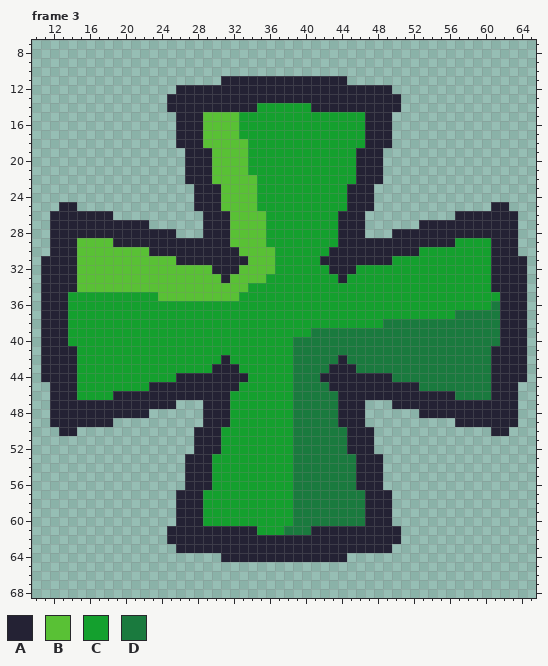
Two states of a pixel-art file, LD50/Content/images/roles.aseprite. This is how it looked before the edit.
76x76 pixels, 3 frames. Shown: frame 3: x 10..65, y 7..68. The commit also changed other frames, which this record leaves out.
Palette (. is transparent): A #242234  B #59c135  C #14a02e  D #1a7a3e
Pixels before, frame 3 (only the part around the change), first column x 10:
 7 ........................................................
 8 ........................................................
 9 ........................................................
10 ........................................................
11 .....................AAAAAAAAAAAAAA.....................
12 ................AAAAAAAAAAAAAAAAAAAAAAAA................
13 ...............AAAAAAAAAAAAAAAAAAAAAAAAAA...............
14 ...............AAAAAAAAAACCCCCCAAAAAAAAAA...............
15 ................AAABBBBCCCCCCCCCCCCCCAAA................
16 ................AAABBBBCCCCCCCCCCCCCCAAA................
17 ................AAABBBBCCCCCCCCCCCCCCAAA................
18 ................AAABBBBBCCCCCCCCCCCCCAAA................
19 .................AAABBBBCCCCCCCCCCCCAAA.................
20 .................AAABBBBCCCCCCCCCCCCAAA.................
21 .................AAABBBBCCCCCCCCCCCCAAA.................
22 .................AAABBBBBCCCCCCCCCCCAAA.................
23 ..................AAABBBBCCCCCCCCCCAAA..................
24 ..................AAABBBBCCCCCCCCCCAAA..................
25 ...AA.............AAABBBBCCCCCCCCCCAAA.............AA...
26 ..AAAAAAA..........AAABBBBCCCCCCCCAAA..........AAAAAAA..
27 ..AAAAAAAAAAA......AAABBBBCCCCCCCCAAA......AAAAAAAAAAA..
28 ..AAAAAAAAAAAAAA...AAABBBBCCCCCCCCAAA...AAAAAAAAAAAAAA..
29 ..AAABBBBAAAAAAAAAAAAABBBBCCCCCCCCAAAAAAAAAAAAACCCCAAA..
30 ..AAABBBBBBBBAAAAAAAAAABBBBCCCCCCAAAAAAAAAACCCCCCCCAAA..
31 .AAAABBBBBBBBBBBAAAAAAAABBBCCCCCAAAAAAAACCCCCCCCCCCAAAA.
32 .AAAABBBBBBBBBBBBBBBAAABBBBCCCCCCAAACCCCCCCCCCCCCCCAAAA.
33 .AAAABBBBBBBBBBBBBBBBABBBBCCCCCCCCACCCCCCCCCCCCCCCCAAAA.
34 .AAAABBBBBBBBBBBBBBBBBBBCCCCCCCCCCCCCCCCCCCCCCCCCCCAAAA.
35 .AAACCCCCCCCCCBBBBBBBBBCCCCCCCCCCCCCCCCCCCCCCCCCCCCCAAA.
36 .AAACCCCCCCCCCCCCCCCCCCCCCCCCCCCCCCCCCCCCCCCCCCCCCCDAAA.
37 .AAACCCCCCCCCCCCCCCCCCCCCCCCCCCCCCCCCCCCCCCCCCCDDDDDAAA.
38 .AAACCCCCCCCCCCCCCCCCCCCCCCCCCCCCCCCCCCDDDDDDDDDDDDDAAA.
39 .AAACCCCCCCCCCCCCCCCCCCCCCCCCCCDDDDDDDDDDDDDDDDDDDDDAAA.
40 .AAACCCCCCCCCCCCCCCCCCCCCCCCCDDDDDDDDDDDDDDDDDDDDDDDAAA.
41 .AAAACCCCCCCCCCCCCCCCCCCCCCCCDDDDDDDDDDDDDDDDDDDDDDAAAA.
42 .AAAACCCCCCCCCCCCCCCCACCCCCCCDDDDDADDDDDDDDDDDDDDDDAAAA.
43 .AAAACCCCCCCCCCCCCCCAAACCCCCCDDDDAAADDDDDDDDDDDDDDDAAAA.
44 .AAAACCCCCCCCCCCAAAAAAAACCCCCDDDAAAAAAAADDDDDDDDDDDAAAA.
45 ..AAACCCCCCCCAAAAAAAAAACCCCCCDDDDAAAAAAAAAADDDDDDDDAAA..
46 ..AAACCCCAAAAAAAAAAAAACCCCCCCDDDDDAAAAAAAAAAAAADDDDAAA..
47 ..AAAAAAAAAAAAAA...AAACCCCCCCDDDDDAAA...AAAAAAAAAAAAAA..
48 ..AAAAAAAAAAA......AAACCCCCCCDDDDDAAA......AAAAAAAAAAA..
49 ..AAAAAAA..........AAACCCCCCCDDDDDAAA..........AAAAAAA..
50 ...AA.............AAACCCCCCCCDDDDDDAAA.............AA...
51 ..................AAACCCCCCCCDDDDDDAAA..................
52 ..................AAACCCCCCCCDDDDDDAAA..................
53 .................AAACCCCCCCCCDDDDDDDAAA.................
54 .................AAACCCCCCCCCDDDDDDDAAA.................
55 .................AAACCCCCCCCCDDDDDDDAAA.................
56 .................AAACCCCCCCCCDDDDDDDAAA.................
57 ................AAACCCCCCCCCCDDDDDDDDAAA................
58 ................AAACCCCCCCCCCDDDDDDDDAAA................
59 ................AAACCCCCCCCCCDDDDDDDDAAA................
60 ................AAACCCCCCCCCCDDDDDDDDAAA................
61 ...............AAAAAAAAAACCCDDDAAAAAAAAAA...............
62 ...............AAAAAAAAAAAAAAAAAAAAAAAAAA...............
63 ................AAAAAAAAAAAAAAAAAAAAAAAA................
64 .....................AAAAAAAAAAAAAA.....................
65 ........................................................
66 ........................................................
67 ........................................................
68 ........................................................
After:
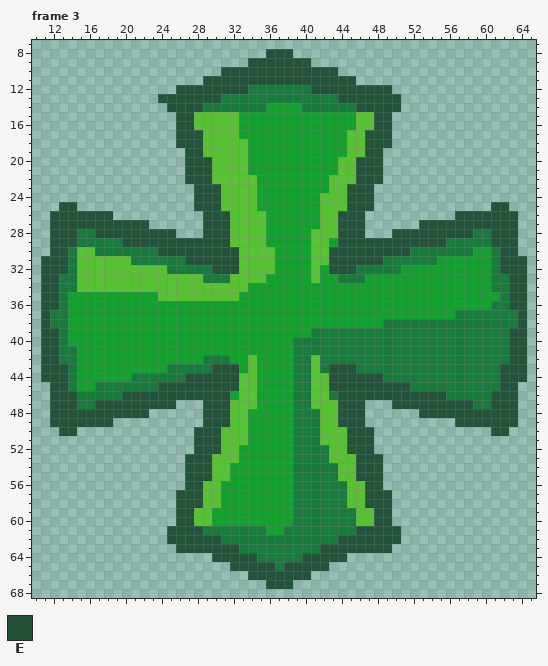
Colours new in this view: E #24523b
From old to new:
Frame 3:
y 8: x 36..38 ... -> EEE
y 9: x 34..40 ....... -> EEEEEEE
y 10: x 31..43 ............. -> EEEEEEEEEEEEE
y 11: x 29..45 ..AAAAAAAAAAAAAA. -> EEEEEEEEEEEEEEEEE
y 12: x 26..49 AAAAAAAAAAAAAAAAAAAAAAAA -> EEEEEEEEDDDDDDDEEEEEEEEE
y 13: x 24..50 .AAAAAAAAAAAAAAAAAAAAAAAAAA -> EEEEEEEDDDDDDDDDDDDDEEEEEEE
y 14: x 25..35 AAAAAAAAAAC -> EEEEDDDDDDD; x 40..50 CAAAAAAAAAA -> DDDDDDEEEEE
y 15..16: x 26..28 AAA -> EEB; x 46..49 CAAA -> BBEE
y 17..18: x 26..28 AAA -> EEE; x 45..49 CCAAA -> BBEEE
y 19: x 27..29 AAA -> EEB; x 45..48 CAAA -> BBEE
y 20..21: x 27..29 AAA -> EEE; x 44..48 CCAAA -> BBEEE
y 22: x 27..29 AAA -> EEE; x 43..48 CCCAAA -> BBBEEE
y 23: x 28..30 AAA -> EEE; x 43..47 CCAAA -> BBEEE
y 24: x 28..30 AAA -> EEE; x 42..47 CCCAAA -> BBBEEE
y 25: x 13..14 AA -> EE; x 28..30 AAA -> EEE; x 42..47 CCCAAA -> BBBEEE; x 61..62 AA -> EE
y 26: x 12..18 AAAAAAA -> EEEEEEE; x 29..31 AAA -> EEE; x 42..46 CCAAA -> BBEEE; x 57..63 AAAAAAA -> EEEEEEE
y 27: x 12..22 AAAAAAAAAAA -> EEEEEEEEEEE; x 29..31 AAA -> EEE; x 42..46 CCAAA -> BBEEE; x 53..63 AAAAAAAAAAA -> EEEEEEEEEEE
y 28: x 12..25 AAAAAAAAAAAAAA -> EEEDDEEEEEEEEE; x 29..31 AAA -> EEE; x 41..46 CCCAAA -> BBBEEE; x 50..63 AAAAAAAAAAAAAA -> EEEEEEEEEDDEEE
y 29: x 12..31 AAABBBBAAAAAAAAAAAAA -> EEEDDDDDEEEEEEEEEEEE; x 41..42 CC -> BB; x 44..63 AAAAAAAAAAAAACCCCAAA -> EEEEEEEEEEEEDDDDDEEE
y 30: x 12..14 AAA -> EED; x 17..32 BBBBBBAAAAAAAAAA -> DDDDDDDEEEEEEEEE; x 41..58 CCAAAAAAAAAACCCCCC -> BBEEEEEEEEEDDDDDDD; x 61..63 AAA -> DEE
y 31: x 11..14 AAAA -> EEED; x 21..33 BBBBBAAAAAAAA -> DDDDDDEEEEEEB; x 41..54 CAAAAAAAACCCCC -> BBEEEEEEDDDDDD; x 61..64 AAAA -> DEEE
y 32: x 11..14 AAAA -> EEED; x 25..32 BBBBBAAA -> DDDDDEEE; x 41 C -> B; x 43..50 AAACCCCC -> EEEDDDDD; x 61..64 AAAA -> DEEE
y 33: x 11..14 AAAA -> EEDD; x 29..31 BBA -> DDD; x 41 C -> B; x 44..46 ACC -> DDD; x 61..64 AAAA -> DDEE
y 34: x 11..14 AAAA -> EEDD; x 61..64 AAAA -> DDEE
y 35..36: x 11..13 AAA -> EED; x 62..64 AAA -> DEE
y 37..38: x 11..13 AAA -> EDD; x 62..64 AAA -> DDE
y 39..40: x 11..13 AAA -> EED; x 62..64 AAA -> DEE
y 41: x 11..14 AAAA -> EEDD; x 61..64 AAAA -> DDEE
y 42: x 11..14 AAAA -> EEDD; x 29..31 CCA -> DDD; x 34 C -> B; x 41 D -> B; x 44 A -> D; x 61..64 AAAA -> DDEE
y 43: x 11..14 AAAA -> EEED; x 25..32 CCCCCAAA -> DDDDDEEE; x 34 C -> B; x 41 D -> B; x 43..45 AAA -> EEE; x 61..64 AAAA -> DEEE
y 44: x 11..14 AAAA -> EEED; x 21..34 CCCCCAAAAAAAAC -> DDDDDDEEEEEEBB; x 41..49 DAAAAAAAA -> BBEEEEEED; x 61..64 AAAA -> DEEE
y 45: x 12..14 AAA -> EED; x 17..34 CCCCCCAAAAAAAAAACC -> DDDDDDDEEEEEEEEEBB; x 41..52 DDAAAAAAAAAA -> BBEEEEEEEEED; x 61..63 AAA -> DEE
y 46: x 12..31 AAACCCCAAAAAAAAAAAAA -> EEEDDDDDEEEEEEEEEEEE; x 33..34 CC -> BB; x 41..42 DD -> BB; x 44..56 AAAAAAAAAAAAA -> EEEEEEEEEEEED; x 61..63 AAA -> EEE
y 47: x 12..25 AAAAAAAAAAAAAA -> EEEDDEEEEEEEEE; x 29..34 AAACCC -> EEEBBB; x 41..46 DDDAAA -> BBBEEE; x 50..63 AAAAAAAAAAAAAA -> EEEEEEEEEDDEEE
y 48: x 12..22 AAAAAAAAAAA -> EEEEEEEEEEE; x 29..33 AAACC -> EEEBB; x 42..46 DDAAA -> BBEEE; x 53..63 AAAAAAAAAAA -> EEEEEEEEEEE
y 49: x 12..18 AAAAAAA -> EEEEEEE; x 29..33 AAACC -> EEEBB; x 42..46 DDAAA -> BBEEE; x 57..63 AAAAAAA -> EEEEEEE
y 50: x 13..14 AA -> EE; x 28..33 AAACCC -> EEEBBB; x 42..47 DDDAAA -> BBBEEE; x 61..62 AA -> EE
y 51: x 28..33 AAACCC -> EEEBBB; x 42..47 DDDAAA -> BBBEEE
y 52: x 28..32 AAACC -> EEEBB; x 43..47 DDAAA -> BBEEE
y 53: x 27..32 AAACCC -> EEEBBB; x 43..48 DDDAAA -> BBBEEE
y 54..55: x 27..31 AAACC -> EEEBB; x 44..48 DDAAA -> BBEEE
y 56: x 27..30 AAAC -> EEBB; x 45..48 DAAA -> BBEE
y 57..58: x 26..30 AAACC -> EEEBB; x 45..49 DDAAA -> BBEEE
y 59..60: x 26..29 AAAC -> EEBB; x 46..49 DAAA -> BBEE
y 61: x 25..35 AAAAAAAAAAC -> EEEEDDDDDDD; x 41..50 AAAAAAAAAA -> DDDDDEEEEE
y 62: x 25..50 AAAAAAAAAAAAAAAAAAAAAAAAAA -> EEEEEEDDDDDDDDDDDDDEEEEEEE
y 63: x 26..49 AAAAAAAAAAAAAAAAAAAAAAAA -> EEEEEEEDDDDDDDDDEEEEEEEE
y 64: x 30..44 .AAAAAAAAAAAAAA -> EEEEEDDDDDEEEEE
y 65: x 32..42 ........... -> EEEEEDEEEEE
y 66: x 34..40 ....... -> EEEEEEE
y 67: x 36..38 ... -> EEE
Boxes around the changes in both pictures, in picture pixels (x1, y1, x2, y2):
changed: (41, 49, 527, 589)
